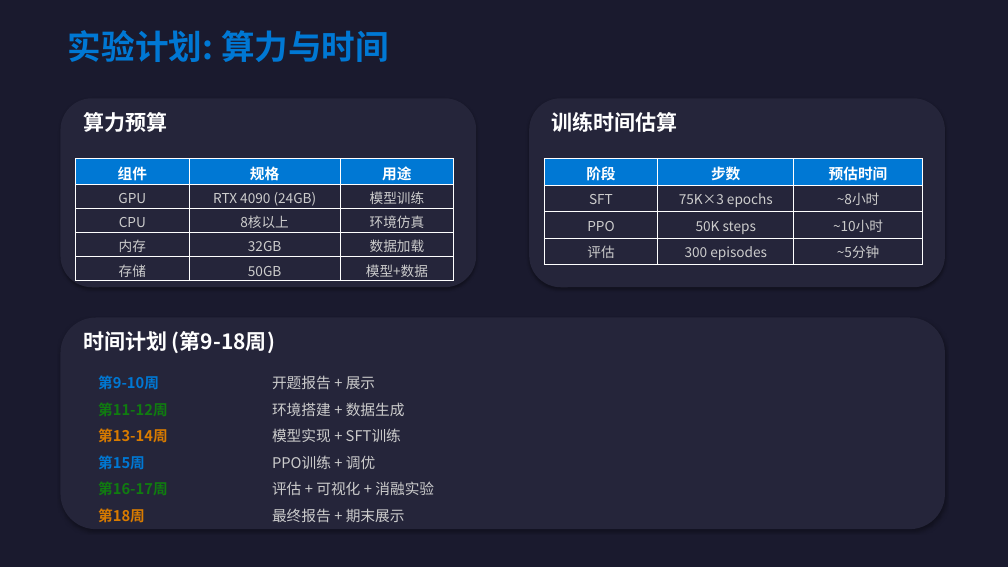
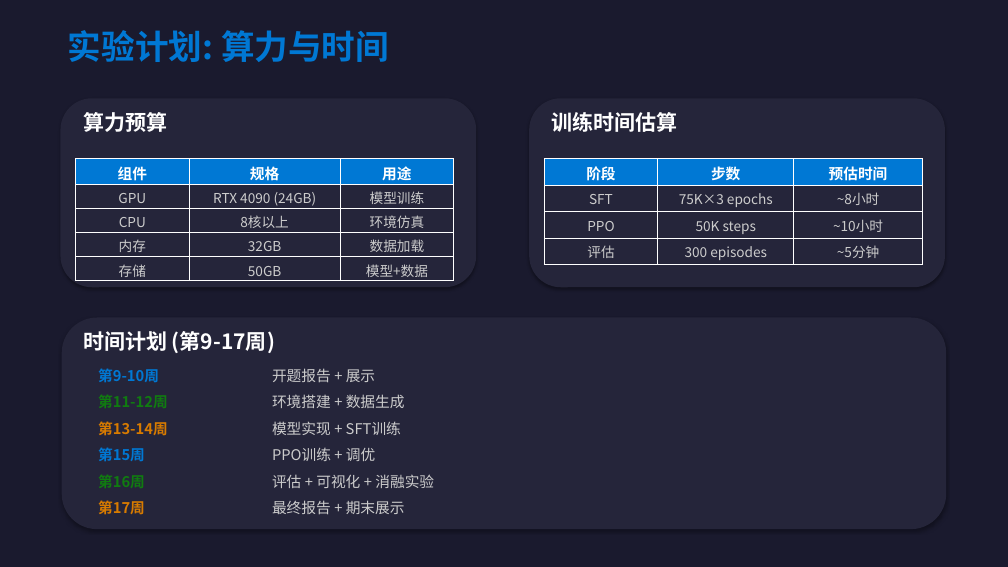
Before and after one commit to QAWe-ikun/mLLM, a slide deck: slide 10 of docs/开题展示.pptx. Drawn at 1008x567 pixels with LibreOffice and Linux fonts; fonts in the diff are those of the drawing. Boxes give left, top, right and bottom in pixels: in the first picture for what was removed or moved away, otherwise in the second. Text is boxed around its words. In the diff, an @@ line names an element or a change of style, - is before the commit and + after.

Commit message:
docs: 更新README和依赖配置，添加SFT演示数据

```diff
--- a/docs/开题展示.pptx
+++ b/docs/开题展示.pptx
@@ text at <box>83,331,275,353</box>: text changed @@
-时间计划 (第9-18周)
+时间计划 (第9-17周)
@@ text at <box>98,475,145,488</box>: text changed @@
-第16-17周
+第16周
@@ 3 texts: place and size @@
-3 texts at <box>98,428,434,495</box>
+3 texts at <box>98,421,434,488</box>
@@ text at <box>98,500,145,515</box>: text changed @@
-第18周
+第17周
@@ 7 texts: place and size @@
-7 texts at <box>98,375,405,523</box>
+7 texts at <box>98,368,405,515</box>
```
Also in this commit, not shown: 3 other slides changed, 3 other files.
